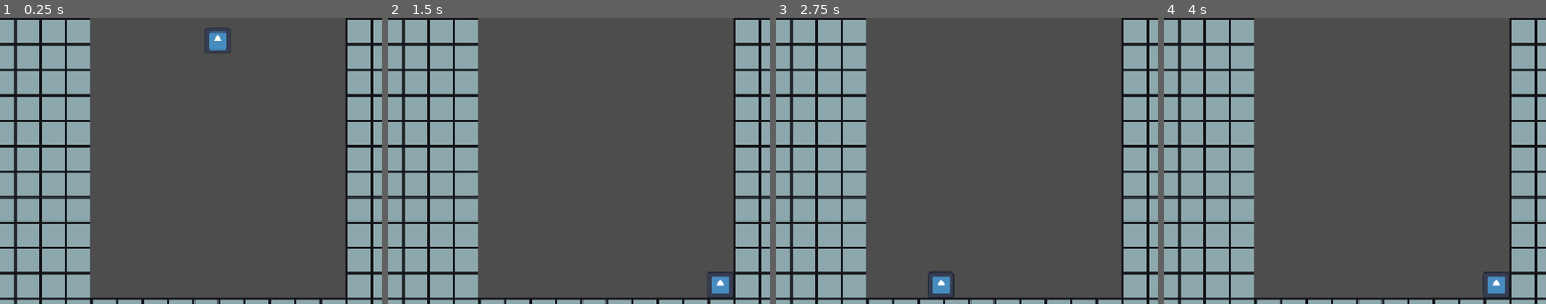
Above: before the commit, frames 1-4 (left to right).
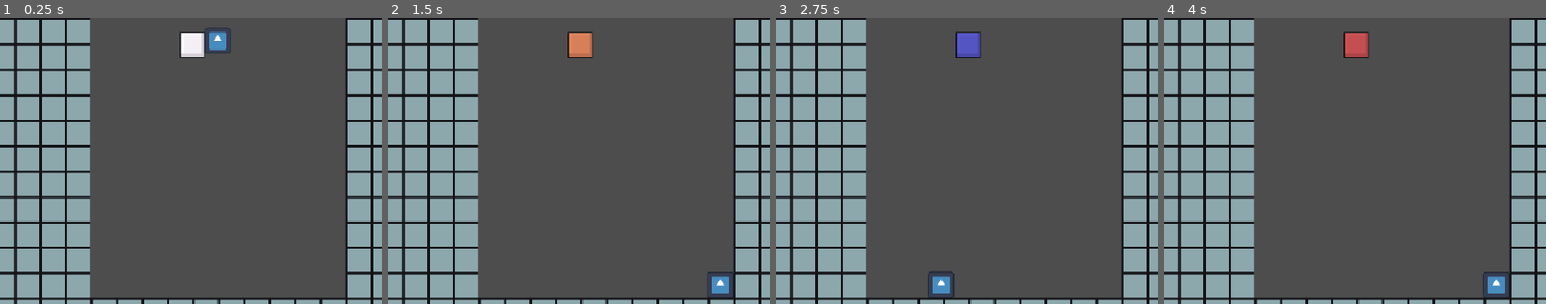
Above: after the commit, the same moments.

Repository: Lochi-dot-JPEG/twistris
Game: Godot game, scene res://locations/main.tscn
The game is run twice, just before and just after one commit, with the same random seed, the same clock (stepped at 60 frames per second) and the same inputs. The engine's default icon, where the game draws it, is replaced by a stand-in: a white triangle on a blue panel in a dark square.
Inputs:
- Up to frame 1 (0.25 s): no input
- Up to frame 2 (1.5 s): tap Enter (ui_accept) at 0.5, 0.77 s; hold 1 0.53-1.28 s; hold Right (ui_right) from 0.53 s (still down); tap 2 at 0.8, 1.35 s
- Up to frame 3 (2.75 s): tap Enter (ui_accept) at 1.52 s; tap 3 at 1.55 s; release Right (ui_right) at 2.03 s; hold Left (ui_left) from 2.03 s (still down); hold 3 from 2.03 s (still down); tap 4 at 2.3 s
- Up to frame 4 (4 s): release Left (ui_left) at 2.78 s; release 3 at 2.78 s; hold Right (ui_right) from 2.78 s (still down); tap 4 at 2.85 s; tap Enter (ui_accept) at 3.02, 3.77 s; tap 5 at 3.05 s; hold 5 from 3.53 s (still down); tap 6 at 3.8 s
The pictures show only the part of the screen within x 22-72%, y 50-100%; the shares and areas given below are measured in that part.

The runs differ from the first frame. In frame 1, 0.6% of the frame differs, in the area x 47-54%, y 4-14%; in frame 2, 0.6%; in frame 3, 0.6%; in frame 4, 0.6%.

Commit message:
feat: loading tetromino colours

Diff:
--- /dev/null
+++ b/entities/tetromino/block-atlas-texture.tres
@@ -0,0 +1,7 @@
+[gd_resource type="AtlasTexture" format=3 uid="uid://q8ekbgo8cr4n"]
+
+[ext_resource type="Texture2D" uid="uid://dib8crnmpd2yo" path="res://entities/tetromino/texture.png" id="1_ddonr"]
+
+[resource]
+atlas = ExtResource("1_ddonr")
+region = Rect2(0, 0, 32, 32)
--- /dev/null
+++ b/entities/tetromino/tetromino.gd
@@ -0,0 +1,52 @@
+extends Node2D
+
+
+# Types
+# 0 line
+# 1 square
+# 2 L
+# 3 Reverse L
+# 4 T
+# 5 Z
+# 5 S
+
+const TYPE_COLORS = [
+	Color("#73bed3"),
+	Color("#ecc166"),
+	Color("#e1875c"),
+	Color("#585aca"),
+	Color("#be65bf"),
+	Color("#cd5454"),
+	Color("#a8ca85")
+	]
+
+@onready var blocks : Array[Sprite2D] = [
+	get_node("%block"),
+	get_node("%block2"),
+	get_node("%block3"),
+	get_node("%block4"),
+]
+
+func _ready() -> void:
+	pass
+
+func _load_block(type: int) -> void:
+	for block in blocks:
+		block.modulate = TYPE_COLORS[type]
+
+func _process(delta: float) -> void:
+	if OS.is_debug_build():
+		if Input.is_key_pressed(KEY_1):
+			_load_block(1)
+		if Input.is_key_pressed(KEY_2):
+			_load_block(2)
+		if Input.is_key_pressed(KEY_3):
+			_load_block(3)
+		if Input.is_key_pressed(KEY_4):
+			_load_block(4)
+		if Input.is_key_pressed(KEY_5):
+			_load_block(5)
+		if Input.is_key_pressed(KEY_6):
+			_load_block(6)
+		if Input.is_key_pressed(KEY_7):
+			_load_block(0)
--- /dev/null
+++ b/entities/tetromino/tetromino.tscn
@@ -0,0 +1,25 @@
+[gd_scene format=3 uid="uid://584vbcn1lhr5"]
+
+[ext_resource type="Texture2D" uid="uid://q8ekbgo8cr4n" path="res://entities/tetromino/block-atlas-texture.tres" id="1_ieslf"]
+[ext_resource type="Script" uid="uid://bo02qckut3x2n" path="res://entities/tetromino/tetromino.gd" id="1_pvnj8"]
+
+[node name="Tetromino" type="Node2D" unique_id=586899416]
+script = ExtResource("1_pvnj8")
+
+[node name="Blocks" type="Node2D" parent="." unique_id=1010064276]
+
+[node name="block" type="Sprite2D" parent="Blocks" unique_id=1870196045]
+unique_name_in_owner = true
+texture = ExtResource("1_ieslf")
+
+[node name="block2" type="Sprite2D" parent="Blocks" unique_id=604351632]
+unique_name_in_owner = true
+texture = ExtResource("1_ieslf")
+
+[node name="block3" type="Sprite2D" parent="Blocks" unique_id=926441512]
+unique_name_in_owner = true
+texture = ExtResource("1_ieslf")
+
+[node name="block4" type="Sprite2D" parent="Blocks" unique_id=1895682821]
+unique_name_in_owner = true
+texture = ExtResource("1_ieslf")
--- a/locations/board/board.tscn
+++ b/locations/board/board.tscn
@@ -3,6 +3,7 @@
 [ext_resource type="Script" uid="uid://brvcbw24vc0y1" path="res://locations/board/board.gd" id="1_wslmi"]
 [ext_resource type="PackedScene" uid="uid://p78tmixr3340" path="res://entities/kid/kid.tscn" id="2_ft4j2"]
 [ext_resource type="Texture2D" uid="uid://dib8crnmpd2yo" path="res://entities/tetromino/texture.png" id="3_8fisk"]
+[ext_resource type="PackedScene" uid="uid://584vbcn1lhr5" path="res://entities/tetromino/tetromino.tscn" id="4_585yq"]
 
 [sub_resource type="TileSetAtlasSource" id="TileSetAtlasSource_585yq"]
 texture = ExtResource("3_8fisk")
@@ -35,3 +36,6 @@
 physics_quadrant_size = 64
 
 [node name="Camera2D" type="Camera2D" parent="." unique_id=705543116]
+
+[node name="Tetromino" parent="." unique_id=586899416 instance=ExtResource("4_585yq")]
+position = Vector2(-32, 34)
Not shown, added: entities/tetromino/tetromino.gd.uid
Binary file changed: entities/tetromino/texture.png
